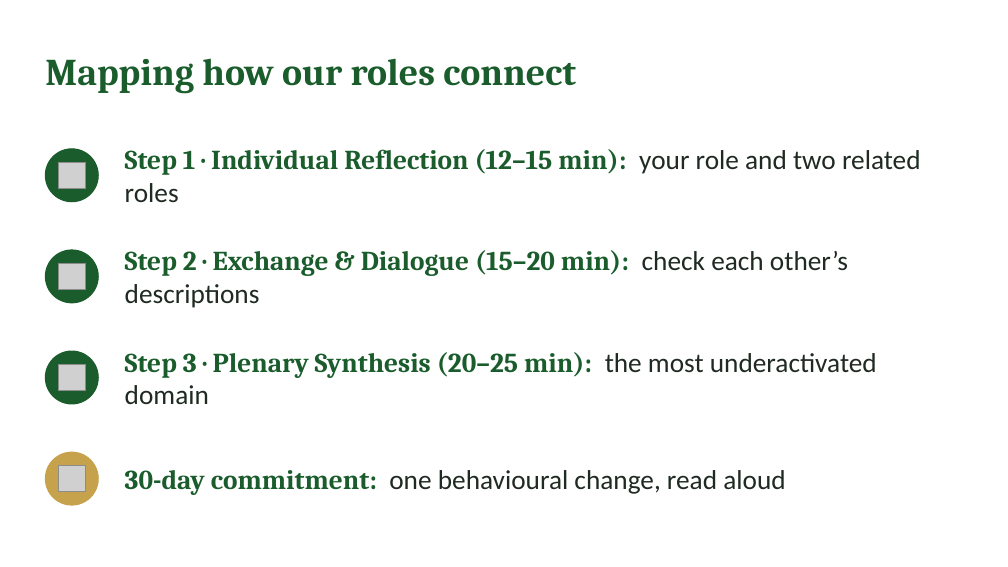
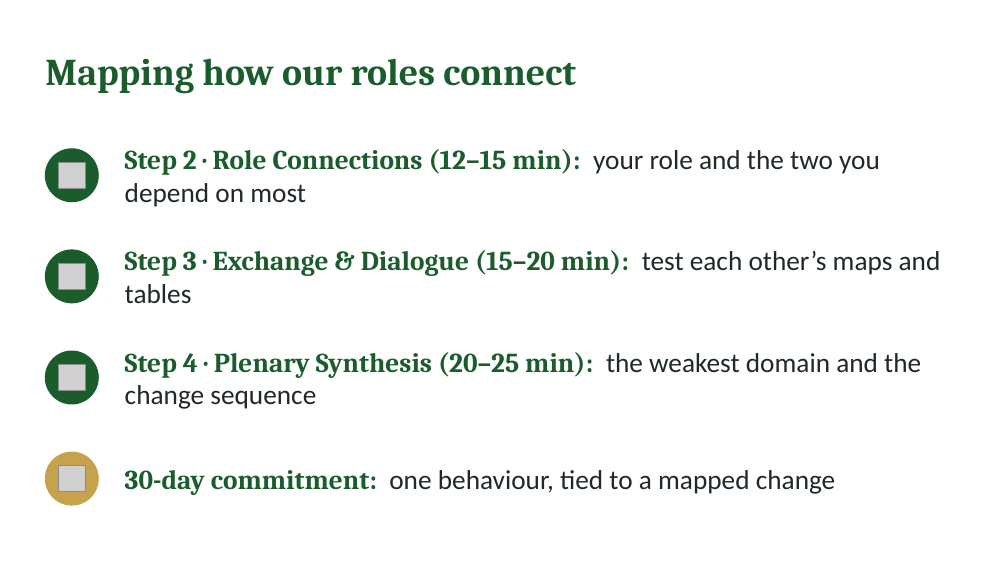
Before and after one commit to IBSL26/ibsl-platform, a slide deck: slide 28 of Unit decks/Unit 05 - Aligning Heart & Mind.pptx (slide 20 before the commit). Drawn at 1008x567 pixels with LibreOffice and Linux fonts; fonts in the diff are those of the drawing; grey boxes stand for pictures. Boxes give left, top, right and bottom in pixels: in the first picture for what was removed or moved away, otherwise in the second. Text is boxed around its words. In the diff, an @@ line names an element or a change of style, - is before the commit and + after.

```diff
--- a/Unit decks/Unit 05 - Aligning Heart & Mind.pptx
+++ b/Unit decks/Unit 05 - Aligning Heart & Mind.pptx
@@ text at (x1=125, y1=149, x2=880, y2=207): text changed @@
-Step 1 · Individual Reflection (12–15 min): your role and two related roles
+Step 2 · Role Connections (12–15 min): your role and the two you depend on most
@@ text at (x1=125, y1=250, x2=941, y2=303): text changed @@
-Step 2 · Exchange & Dialogue (15–20 min): check each other’s descriptions
+Step 3 · Exchange & Dialogue (15–20 min): test each other’s maps and tables
@@ text at (x1=125, y1=352, x2=921, y2=409): text changed; font Cambria to Calibri; text colour #1A5C2C to #1F2A22; bold off @@
-Step 3 · Plenary Synthesis (20–25 min): the most underactivated domain
+Step 4 · Plenary Synthesis (20–25 min): the weakest domain and the change sequence
@@ text at (x1=125, y1=470, x2=835, y2=495): text changed @@
-30-day commitment: one behavioural change, read aloud
+30-day commitment: one behaviour, tied to a mapped change
```
Also in this commit, not shown: 8 other slides changed, 8 slides added, 8 other files.
